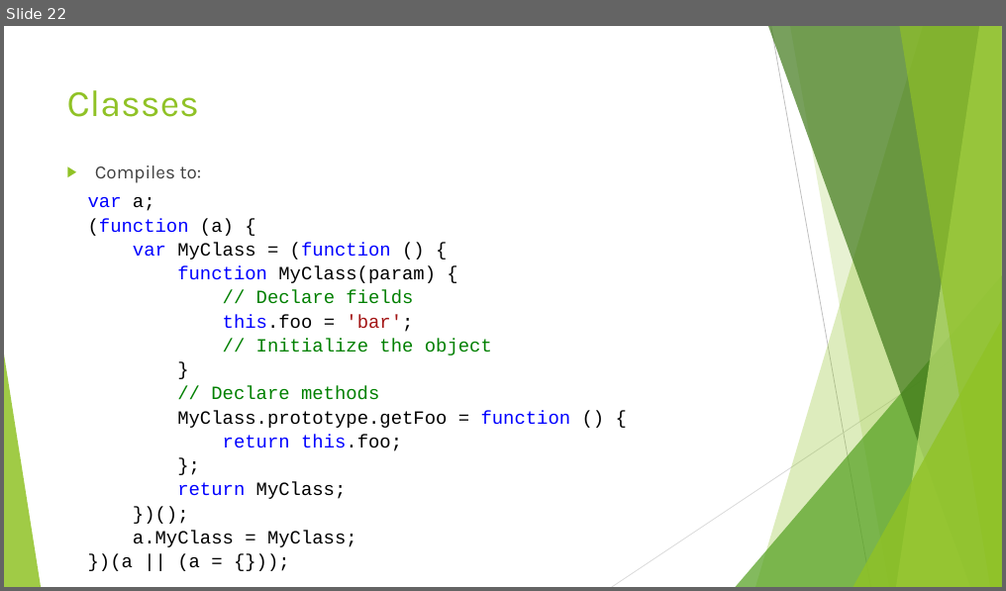
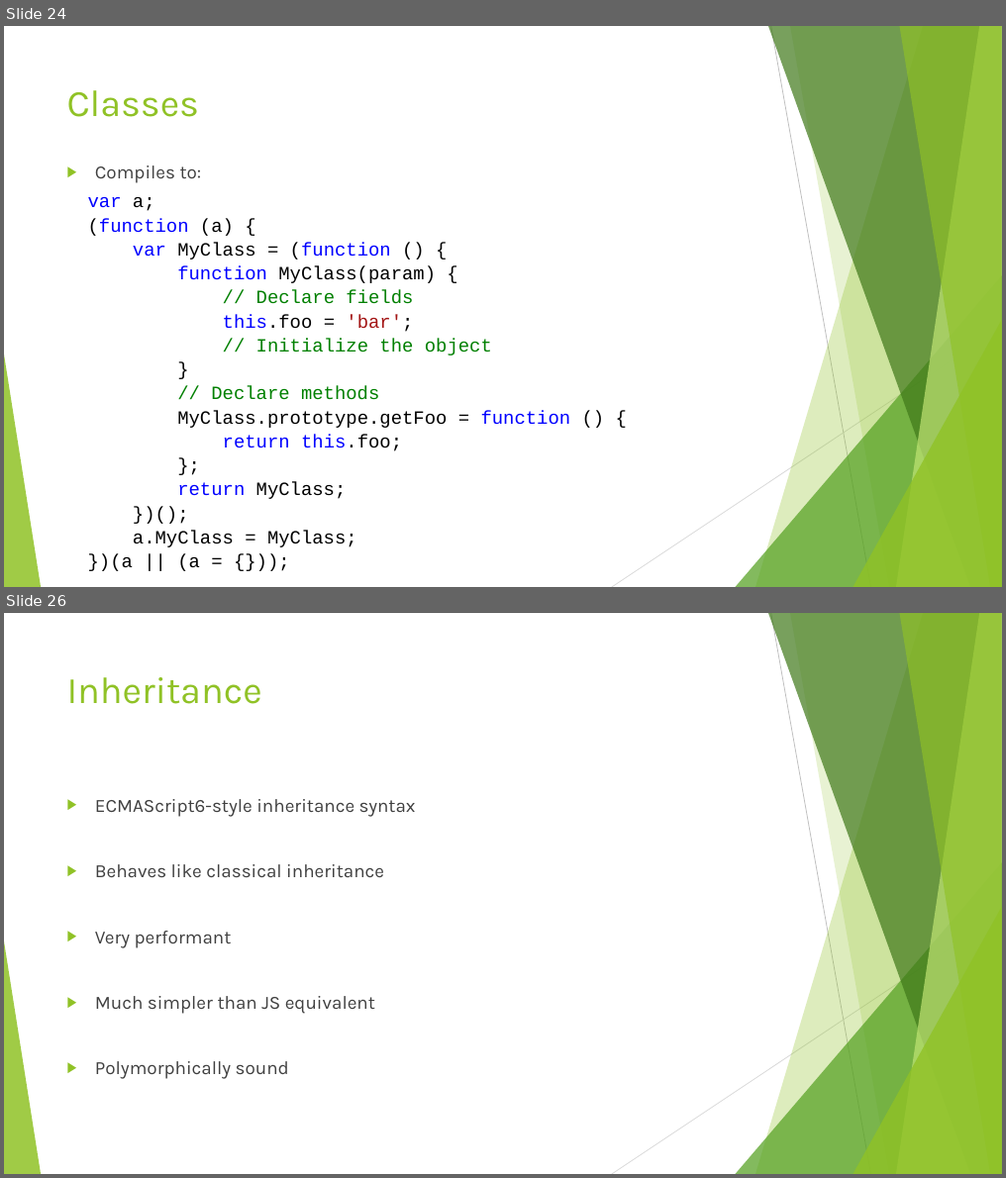
Before and after one commit to dflor003/typescript-fundamentals, a slide deck: Presentation/TypeScriptFundamentals.pptx. Shown one above the other, each under a label of ours: slide 22 before the commit, slides 24 and 26 after it; the slides between them are not shown. The pictures are 1006x591 and 1006x1178 pixels, drawn with LibreOffice and Linux fonts; fonts in the diff are those of the drawing. Boxes give left, top, right and bottom in pixels: in the first picture for what was removed or moved away, otherwise in the second. Text is boxed around its words. In the diff, an @@ line names an element or a change of style, - is before the commit and + after.

Commit message:
DanilF: Added section on inheritance.

```diff
--- a/Presentation/TypeScriptFundamentals.pptx
+++ b/Presentation/TypeScriptFundamentals.pptx
@@ slide 26 added at (4, 613, 1002, 1174), background #FFFFFF; not listed: 10 template elements that a slide beside it also shows @@
@@ title added at (67, 677, 262, 704), 36 pt, text #90C226 @@
+Inheritance
@@ text added at (95, 799, 416, 1079), 18 pt, text #404040 @@
+▶ ECMAScript6-style inheritance syntax
+▶ Behaves like classical inheritance
+▶ Very performant
+▶ Much simpler than JS equivalent
+▶ Polymorphically sound
@@ what was slide 22 is now slide 24 @@
```
Also in this commit, not shown: 4 other slides added, 6 other files.
